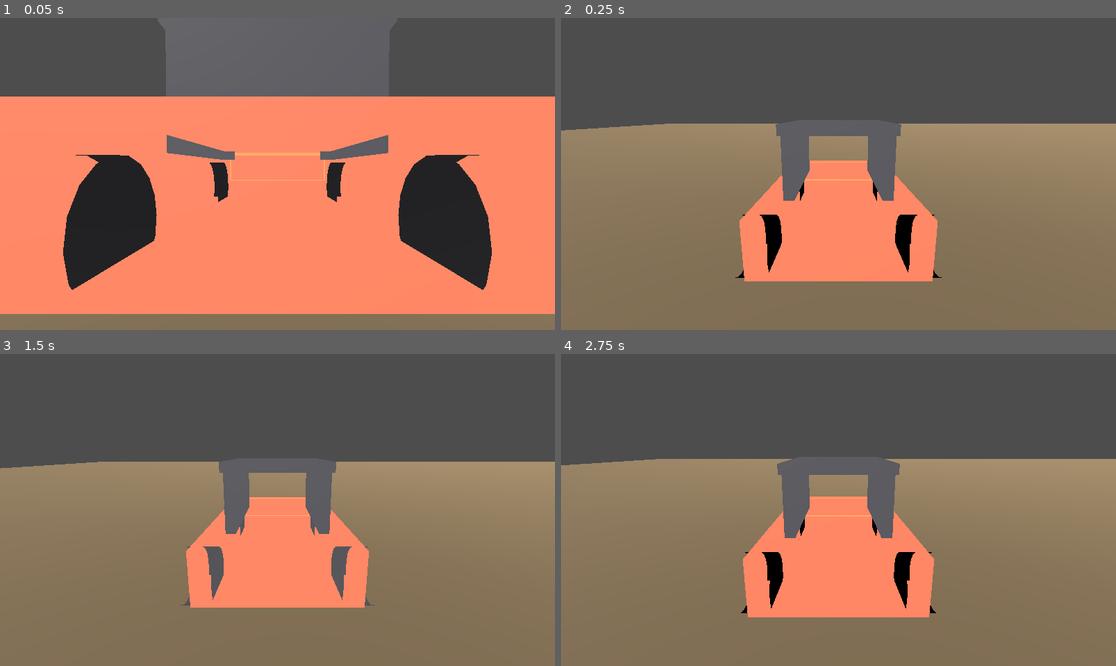
Above: before the commit, frames 1-4 (two rows, left to right).
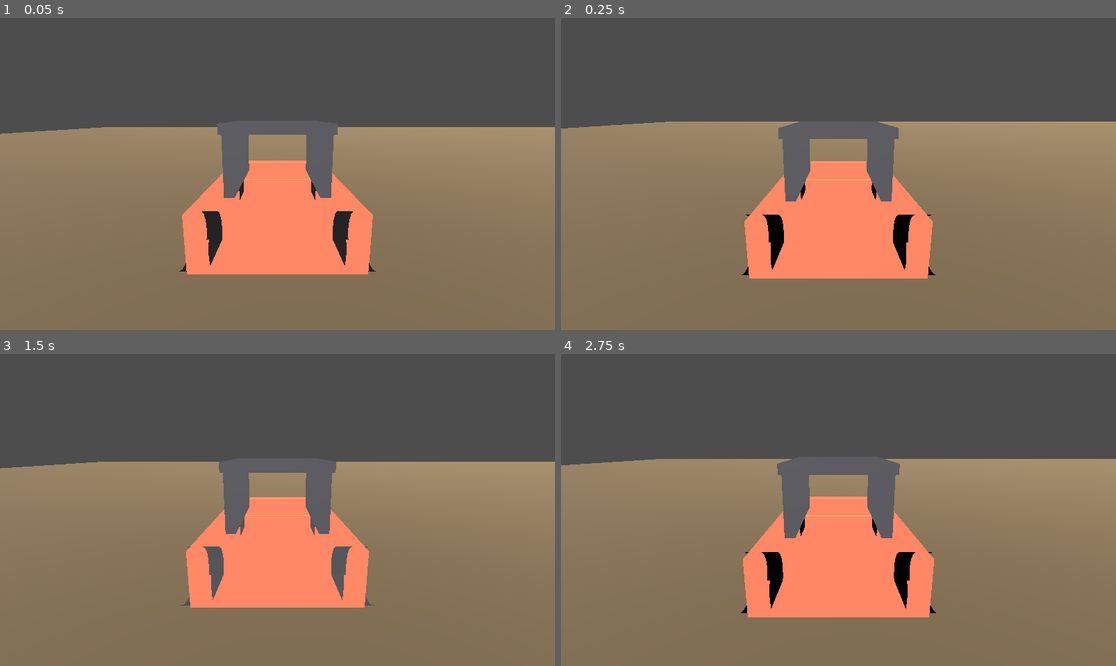
Above: after the commit, the same moments.

Repository: YotsuBotfds/trailhead
Game: Godot game, scene res://scenes/flat_plane.tscn
The game is run twice, just before and just after one commit, with the same random seed, the same clock (stepped at 60 frames per second) and the same inputs.
Inputs:
- Up to frame 1 (0.05 s): no input
- Up to frame 2 (0.25 s): no input
- Up to frame 3 (1.5 s): hold R (self_right) 0.53-1.28 s; tap C (cam_toggle) at 0.6 s; hold S (brake) from 1.28 s (still down); tap W (throttle) at 1.35 s
- Up to frame 4 (2.75 s): release S (brake) at 2.03 s; hold R (self_right) from 2.03 s (still down); tap M at 2.1 s

The runs differ from the first frame. In frame 1, 66% of the frame differs, in the area x 0-100%, y 0-95%; in frame 2, 2.2%; in frame 3, less than 0.1%; in frame 4, nothing differs.

Commit message:
Assert flat render host visuals

Diff:
--- a/systems/render/flat_plane_host.gd
+++ b/systems/render/flat_plane_host.gd
@@ -12,6 +12,7 @@
 var _camera: Camera3D = null
 var _wheel_sockets: Array[Node3D] = []
 var _wheel_spin: float = 0.0
+var _camera_initialized: bool = false
 
 
 func _ready() -> void:
@@ -174,6 +175,10 @@
 	var forward: Vector3 = -vehicle_basis.z.normalized()
 	var desired_position: Vector3 = vehicle_position + back * GameConfig.cam_distance + Vector3.UP * GameConfig.cam_height
 	var follow_alpha: float = clampf(GameConfig.cam_spring * delta, 0.0, 1.0)
-	_camera.global_position = _camera.global_position.lerp(desired_position, follow_alpha)
+	if not _camera_initialized:
+		_camera.global_position = desired_position
+		_camera_initialized = true
+	else:
+		_camera.global_position = _camera.global_position.lerp(desired_position, follow_alpha)
 	_camera.look_at(vehicle_position + forward * GameConfig.cam_look_ahead, Vector3.UP)
 	_camera.fov = GameConfig.get_fov_for_speed(float(state.call("speed")))
--- /dev/null
+++ b/tools/flat_visual_inspector.gd
@@ -0,0 +1,172 @@
+extends Node
+
+const FlatPlaneScene: PackedScene = preload("res://scenes/flat_plane.tscn")
+const FLOAT_EPSILON: float = 0.001
+
+var _scene_root: Node = null
+var _errors: PackedStringArray = PackedStringArray()
+
+
+func _ready() -> void:
+	_scene_root = FlatPlaneScene.instantiate()
+	add_child(_scene_root)
+	call_deferred("_inspect")
+
+
+func _inspect() -> void:
+	if _scene_root == null:
+		_errors.append("failed to instantiate flat plane scene")
+		_finish()
+		return
+	_inspect_flat_ground()
+	var vehicle: Node = _require_node(_scene_root, "Vehicle")
+	_inspect_vehicle_visuals(_scene_root, vehicle)
+	var chase_camera: Camera3D = _require_node(_scene_root, "ChaseCamera") as Camera3D
+	_inspect_chase_camera(vehicle, chase_camera)
+	_require_node(_scene_root, "SurfaceMap")
+	_require_node(_scene_root, "Sun")
+	_finish()
+
+
+func _inspect_flat_ground() -> void:
+	var ground: StaticBody3D = _require_node(_scene_root, "flat_ground__surf_packed_dirt") as StaticBody3D
+	if ground == null:
+		return
+	if not ground.is_in_group("surf_packed_dirt"):
+		_errors.append("flat ground should be in surf_packed_dirt group")
+	var collision: CollisionShape3D = _require_node(ground, "Collision") as CollisionShape3D
+	if collision == null:
+		return
+	var box: BoxShape3D = collision.shape as BoxShape3D
+	if box == null:
+		_errors.append("flat ground collision should use BoxShape3D")
+		return
+	if box.size.distance_to(GameConfig.flat_ground_size) > FLOAT_EPSILON:
+		_errors.append("flat ground collision size expected " + str(GameConfig.flat_ground_size) + ", got " + str(box.size))
+	if collision.position.distance_to(GameConfig.flat_ground_center) > FLOAT_EPSILON:
+		_errors.append("flat ground collision center expected " + str(GameConfig.flat_ground_center) + ", got " + str(collision.position))
+	_require_node(ground, "GroundVisual")
+
+
+func _inspect_vehicle_visuals(host: Node, vehicle: Node) -> void:
+	if host == null or vehicle == null:
+		return
+	var visual_root: Node = _require_node(vehicle, "PhysicsBody/VisualRoot")
+	if visual_root == null:
+		return
+	_require_node(visual_root, "body")
+	_require_node(visual_root, "nose")
+	_require_node(visual_root, "roll_cage")
+	_require_node_position(visual_root, "wheel_front_left", Vector3(-0.08, -0.015, -0.10), FLOAT_EPSILON)
+	_require_node_position(visual_root, "wheel_front_right", Vector3(0.08, -0.015, -0.10), FLOAT_EPSILON)
+	_require_node_position(visual_root, "wheel_rear_left", Vector3(-0.08, -0.015, 0.10), FLOAT_EPSILON)
+	_require_node_position(visual_root, "wheel_rear_right", Vector3(0.08, -0.015, 0.10), FLOAT_EPSILON)
+	_require_wheel_socket_mesh(visual_root, "wheel_front_left")
+	_require_wheel_socket_mesh(visual_root, "wheel_front_right")
+	_require_wheel_socket_mesh(visual_root, "wheel_rear_left")
+	_require_wheel_socket_mesh(visual_root, "wheel_rear_right")
+	var visual_collision_count: int = _count_collision_objects(visual_root)
+	if visual_collision_count > 0:
+		_errors.append("flat vehicle VisualRoot contains collision objects: " + str(visual_collision_count))
+	var visual_mesh_count: int = _count_mesh_instances(visual_root)
+	if visual_mesh_count < 9:
+		_errors.append("flat vehicle VisualRoot should include chassis, roll cage, and wheel meshes")
+	_require_vehicle_steering_visuals(host, visual_root)
+
+
+func _require_vehicle_steering_visuals(host: Node, visual_root: Node) -> void:
+	var vehicle_input: RefCounted = host.get("_vehicle_input") as RefCounted
+	if vehicle_input == null:
+		_errors.append("FlatPlaneHost should expose vehicle input for visual wheel updates")
+		return
+	vehicle_input.set("steer", 1.0)
+	host.call("_update_visual_wheels", GameConfig.FIXED_DT)
+	var expected_steer: float = deg_to_rad(GameConfig.steer_limit_deg)
+	_require_node_rotation_y(visual_root, "wheel_front_left", expected_steer, FLOAT_EPSILON)
+	_require_node_rotation_y(visual_root, "wheel_front_right", expected_steer, FLOAT_EPSILON)
+	_require_node_rotation_y(visual_root, "wheel_rear_left", 0.0, FLOAT_EPSILON)
+	_require_node_rotation_y(visual_root, "wheel_rear_right", 0.0, FLOAT_EPSILON)
+	vehicle_input.set("steer", 0.0)
+	host.call("_update_visual_wheels", GameConfig.FIXED_DT)
+
+
+func _inspect_chase_camera(vehicle: Node, chase_camera: Camera3D) -> void:
+	if vehicle == null or chase_camera == null:
+		return
+	var state: RefCounted = vehicle.call("get_state")
+	var vehicle_position: Vector3 = state.get("position")
+	if not chase_camera.current:
+		_errors.append("flat ChaseCamera should be current")
+	if absf(chase_camera.fov - GameConfig.cam_fov_base) > FLOAT_EPSILON:
+		_errors.append("flat ChaseCamera should start at base FOV")
+	if chase_camera.global_position.y <= vehicle_position.y:
+		_errors.append("flat ChaseCamera should start above the vehicle")
+	if chase_camera.global_position.z <= vehicle_position.z:
+		_errors.append("flat ChaseCamera should start behind the spawn")
+
+
+func _require_node(parent: Node, path: String) -> Node:
+	var node: Node = parent.get_node_or_null(path)
+	if node == null:
+		_errors.append("missing node: " + path)
+	return node
+
+
+func _require_node_position(parent: Node, path: String, expected: Vector3, tolerance: float) -> void:
+	var node: Node3D = _require_node(parent, path) as Node3D
+	if node == null:
+		return
+	if node.position.distance_to(expected) > tolerance:
+		_errors.append(path + " position expected " + str(expected) + ", got " + str(node.position))
+
+
+func _require_node_rotation_y(parent: Node, path: String, expected: float, tolerance: float) -> void:
+	var node: Node3D = _require_node(parent, path) as Node3D
+	if node == null:
+		return
+	if absf(node.rotation.y - expected) > tolerance:
+		_errors.append(path + " rotation.y expected " + str(expected) + ", got " + str(node.rotation.y))
+
+
+func _require_wheel_socket_mesh(parent: Node, path: String) -> void:
+	var socket: Node = _require_node(parent, path)
+	if socket == null:
+		return
+	for child in socket.get_children():
+		if child is MeshInstance3D:
+			return
+	_errors.append(path + " should contain a wheel mesh")
+
+
+func _count_collision_objects(parent: Node) -> int:
+	var count: int = 0
+	for child in parent.get_children():
+		if child is CollisionObject3D:
+			count += 1
+		count += _count_collision_objects(child)
+	return count
+
+
+func _count_mesh_instances(parent: Node) -> int:
+	var count: int = 0
+	for child in parent.get_children():
+		if child is MeshInstance3D:
+			count += 1
+		count += _count_mesh_instances(child)
+	return count
+
+
+func _finish() -> void:
+	if _errors.is_empty():
+		print("ok: flat plane visuals, vehicle, camera, and surface nodes instantiated")
+		if _scene_root != null:
+			_scene_root.queue_free()
+		await get_tree().process_frame
+		get_tree().quit(0)
+		return
+	for error in _errors:
+		push_error(error)
+	if _scene_root != null:
+		_scene_root.queue_free()
+	await get_tree().process_frame
+	get_tree().quit(1)
--- /dev/null
+++ b/tools/flat_visual_inspector.tscn
@@ -0,0 +1,6 @@
+[gd_scene load_steps=2 format=3]
+
+[ext_resource type="Script" path="res://tools/flat_visual_inspector.gd" id="1_script"]
+
+[node name="FlatVisualInspector" type="Node"]
+script = ExtResource("1_script")
Not shown, changed: tools/run_headless_suite.sh
